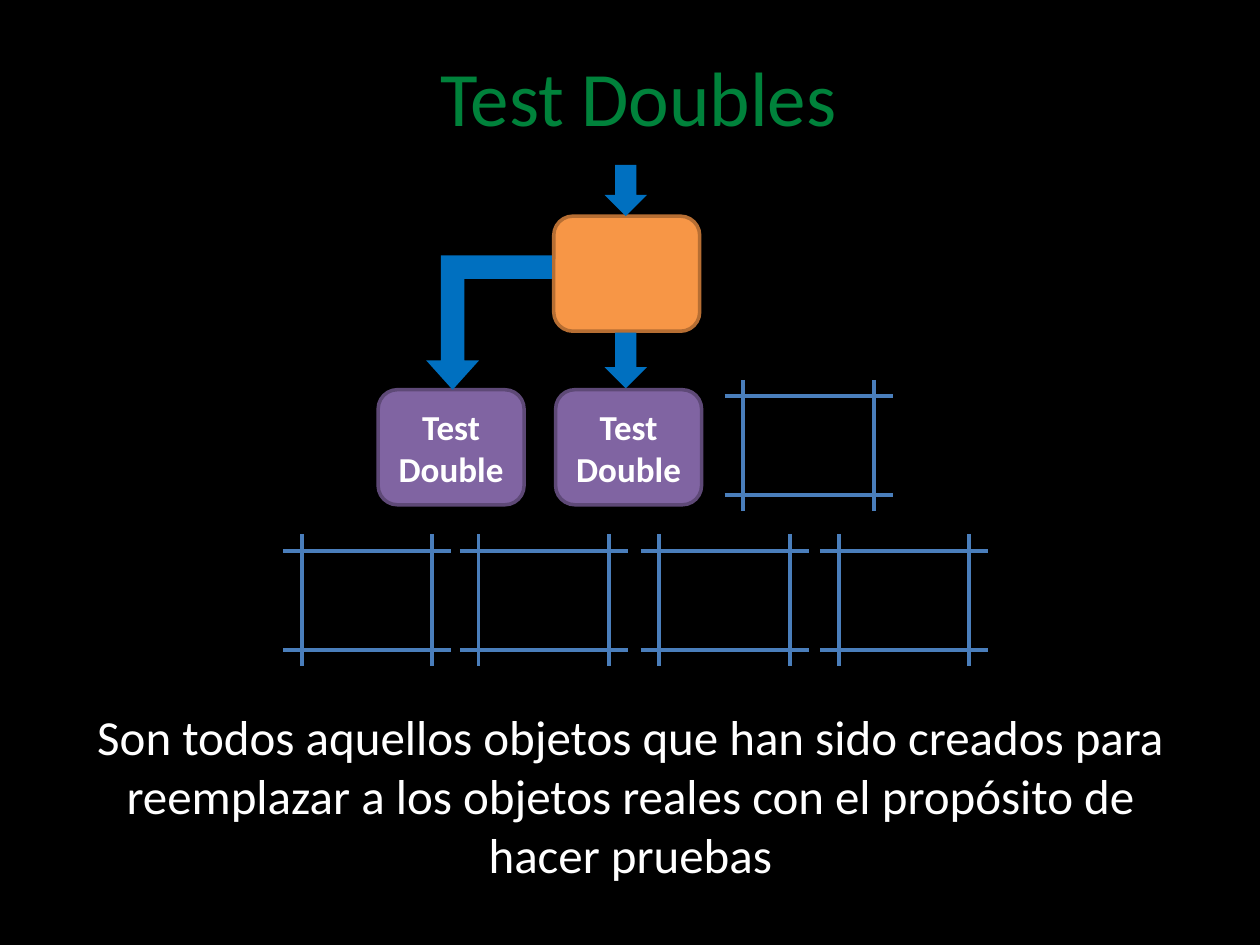
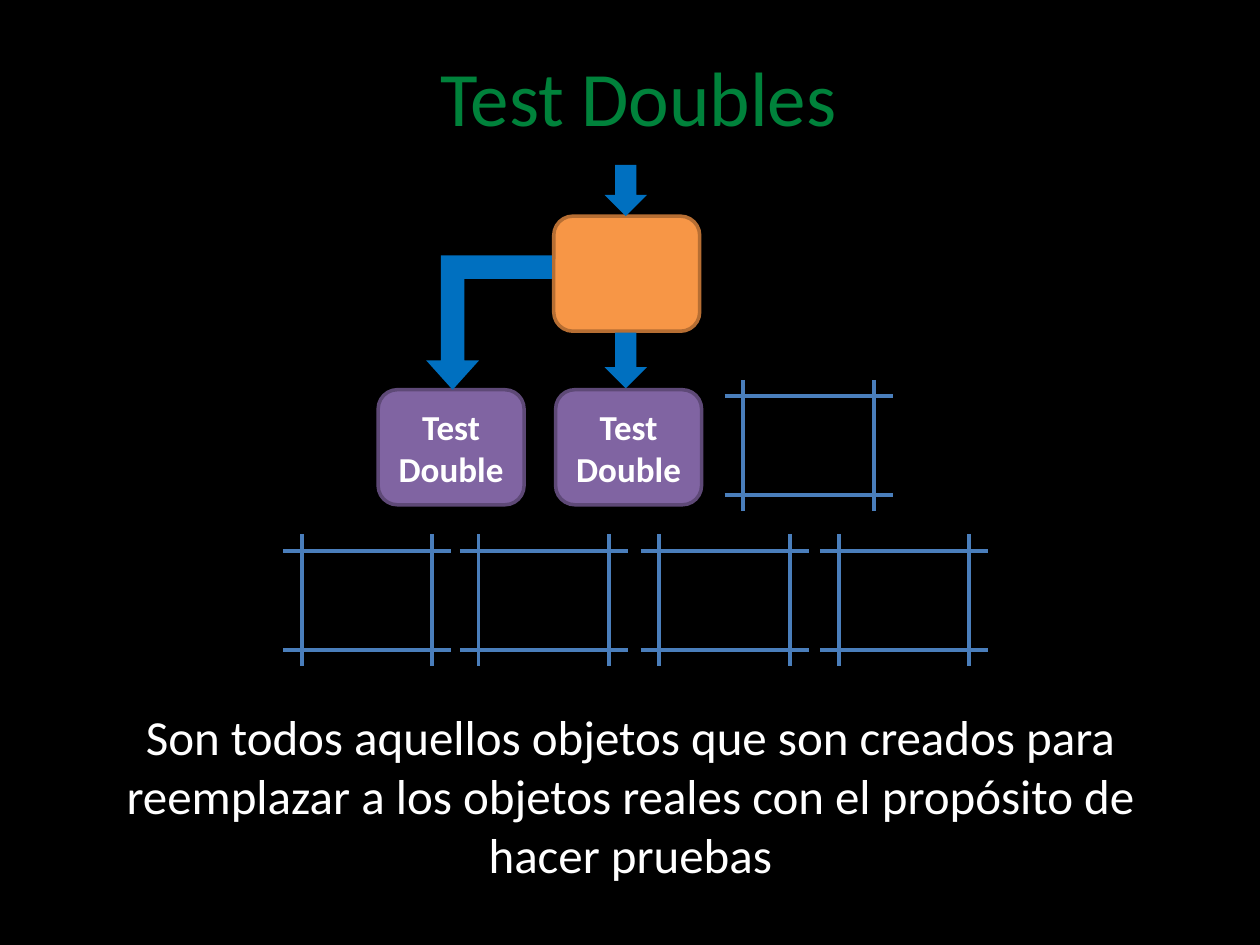
Before and after one commit to angelnunezsalazar/Test-Automation-Java, a slide deck: slide 15 of Diapositivas/2. Test Doubles.pptx. Drawn at 1260x945 pixels with LibreOffice and Linux fonts; fonts in the diff are those of the drawing; background and template pictures are left out. Boxes give left, top, right and bottom in pixels: in the first picture for what was removed or moved away, otherwise in the second. Text is boxed around its words. In the diff, an @@ line names an element or a change of style, - is before the commit and + after.

```diff
--- a/Diapositivas/2. Test Doubles.pptx
+++ b/Diapositivas/2. Test Doubles.pptx
@@ text at [127,721,1134,881]: text changed @@
-Son todos aquellos objetos que han sido creados para reemplazar a los objetos reales con el propósito de hacer pruebas
+Son todos aquellos objetos que son creados para reemplazar a los objetos reales con el propósito de hacer pruebas
```
Also in this commit, not shown: 5 other slides changed, 21 other files.
